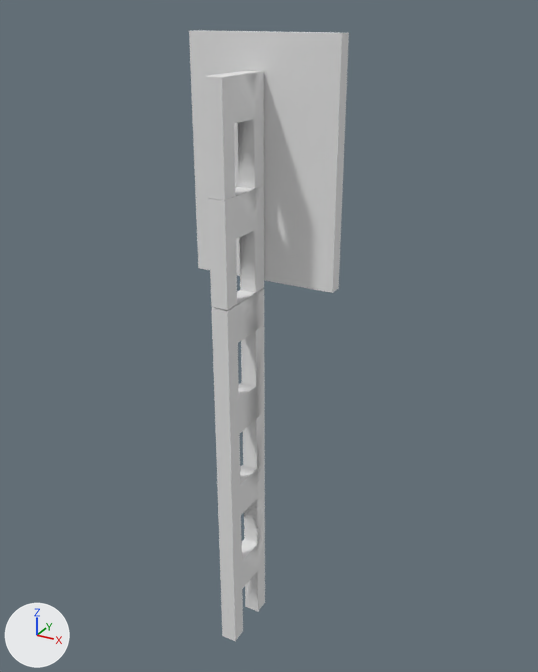
One commit to the OBJ model assets/blender/ks/advtrains_signals_ks_main_smr0.obj: the scene before it, then after it.
Both versions are drawn from a camera (50 mm lens) standing at (1.15, -1.51, 1.66) and looking at (0.04, 0.51, 0.65). The lights are fixed; the arrows at lower left show +X, +Y and +Z. Where no turn or scale is listed for an object, it has been applied to the vertices. Vertices at the same position are counted once.

In view in the first picture: 'KsHauptsignal_Plane.006'.
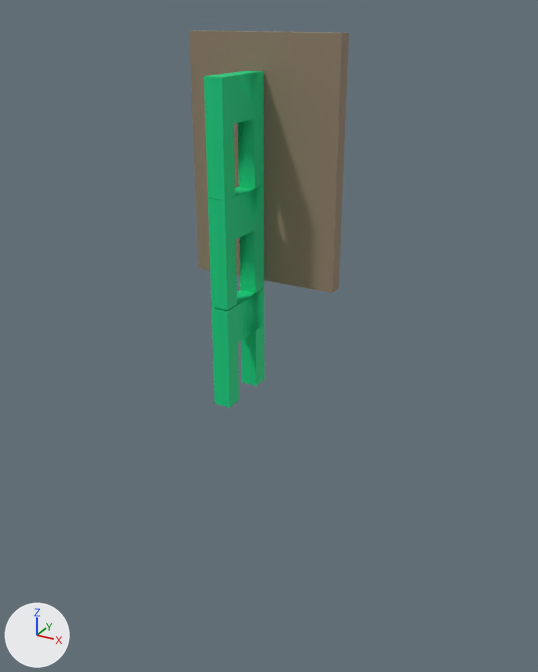
The newer file is also turned or shifted as a whole; pictures and numbers use the older file's frame.

Boxes [x1, y1, x2, y2] around the edits, measured in the pictures (538 x 672 px):
'KsHauptsignal_Plane.006', recoloured, reshaped (38% shorter): before [189, 30, 349, 641]; after [189, 30, 349, 408]
part 1 of me_kshauptsignal_plane_006, deleted: before [215, 379, 265, 641]

The change, as a diff of the scene's bpy script:
```diff
--- a/assets/blender/ks/advtrains_signals_ks_main_smr0.obj.py
+++ b/assets/blender/ks/advtrains_signals_ks_main_smr0.obj.py
@@ mat_mast @@
 mat_mast = principled_material('Mast')
-mat_mast.base_color = (0.8, 0.8, 0.8)  # white #e7e7e7
+mat_mast.base_color = (0.0, 0.64, 0.218)  # green #00d181
 mat_mast.roughness = 1.0
@@ mat_schirm @@
 mat_schirm = principled_material('Schirm')
-mat_schirm.base_color = (0.8, 0.8, 0.8)  # white #e7e7e7
+mat_schirm.base_color = (0.287, 0.216, 0.145)  # brown #92806a
 mat_schirm.roughness = 1.0
@@ me_kshauptsignal_plane_006 @@
 # used by ob_kshauptsignal_plane_006; location = (0.0, 0.0, 0.0)
-me_kshauptsignal_plane_006.from_pydata(...)  # 896 vertices, 1460 faces, 12 loose edges; spans x -0.23..0.27, y 0.27..0.64, z -0.5..1.6
+me_kshauptsignal_plane_006.from_pydata(...)  # 848 vertices, 1403 faces, 12 loose edges; spans x -0.23..0.27, y 0.27..0.64, z 0.5..1.6
+# me_kshauptsignal_plane_006 part 1
+# 48 vertices are removed from x -0.03..0.03, y 0.27..0.5, z -0.5..0.37
+# 57 faces are deleted
 me_kshauptsignal_plane_006.materials.append(mat_mast)
```
